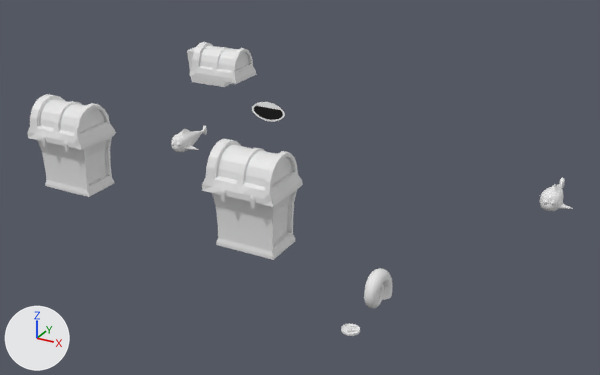
Two versions of the Blender file obj_treasureBox_esandiOnara_0359.blend, one commit apart.
The view is the same before and after, from a camera (50 mm lens) standing at (27.5, -44.8, 24.7) and looking at (-2.0, 8.9, -2.1). Arrows for +X, +Y and +Z are at lower left; the lights stay in place. The first picture is the older version.

The first picture shows 'Circle', 'Cube', 'Cube.001', 'Lid for the box', 'Lid for the box.001', 'Lid for the box.002', 'Plane', 'Treasure Box', 'Treasure Box.002' and 5 more.
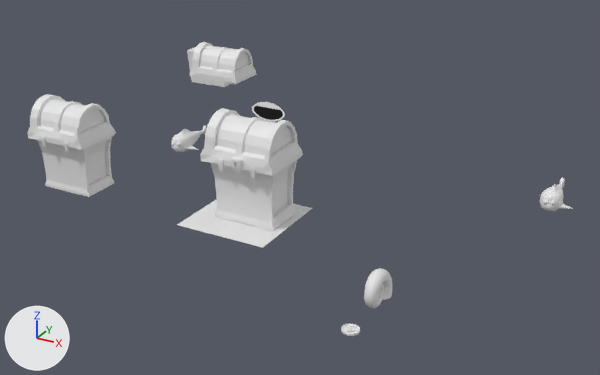
Commit message: Added another new lock

Where the change shows, as pixel boxes (x1, y1, x2, y2) in the pictures (600 x 375 px):
'Lid for the box', moved: before (202, 139, 303, 207); after (200, 108, 303, 176)
'Treasure Box', moved: before (212, 186, 301, 260); after (211, 157, 300, 231)
'Plane.001', added: after (177, 199, 312, 248)
'Cube.002', moved: before (220, 189, 255, 208); after (218, 159, 256, 178)
'Cube.004', added: after (231, 157, 245, 174)

Edits to the bpy script that builds the scene:
```text
Add me_plane_001:
    me_plane_001.from_pydata([(-1.0, -1.0, 0.0), (1.0, -1.0, 0.0), (-1.0, 1.0, 0.0), (1.0, 1.0, 0.0)], [], [(0, 1, 3, 2)])
Add me_cube_007:
    me_cube_007.from_pydata(...)  # 59 vertices, 53 faces; spans x -0.79..0.79, y -0.41..1.67, z -1.0..1.0
Change ob_treasure_box:
    ob_treasure_box.location: (-0.11, -0.99, 0.17) -> (-0.11, -0.99, 2.32)
Change ob_lid_for_the_box:
    ob_lid_for_the_box.location: (-0.09, -1.33, 3.13) -> (-0.09, -1.33, 5.28)
Add ob_plane_001:
    ob_plane_001 = bpy.data.objects.new('Plane.001', me_plane_001)
    ob_plane_001.location = (-0.59, -1.44, -0.03)
    ob_plane_001.scale = (3.37, 3.37, 3.37)
Add ob_cube_004:
    ob_cube_004 = bpy.data.objects.new('Cube.004', me_cube_007)
    ob_cube_004.location = (0.01, -3.28, 4.47)
    ob_cube_004.scale = (0.516, 0.292, 0.516)
```
